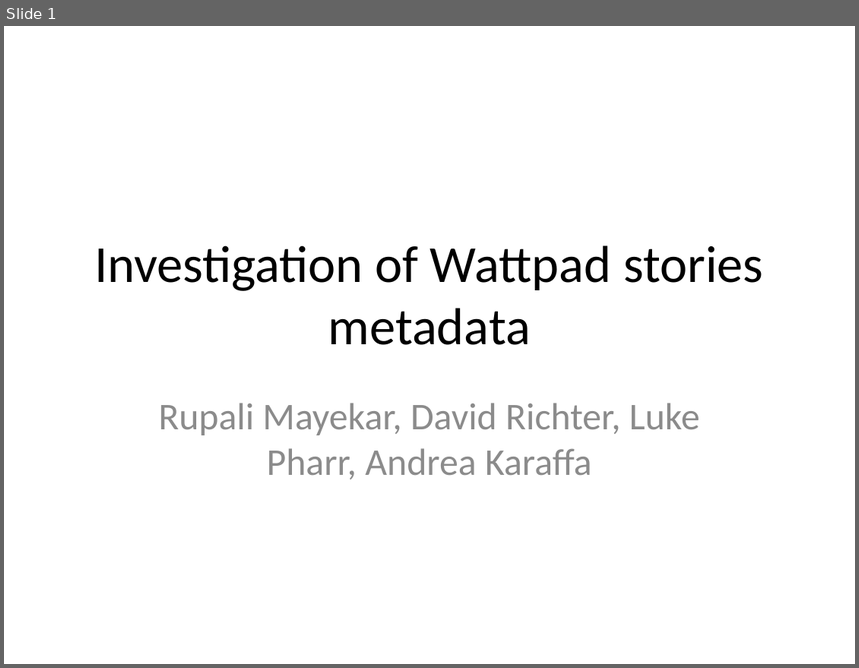
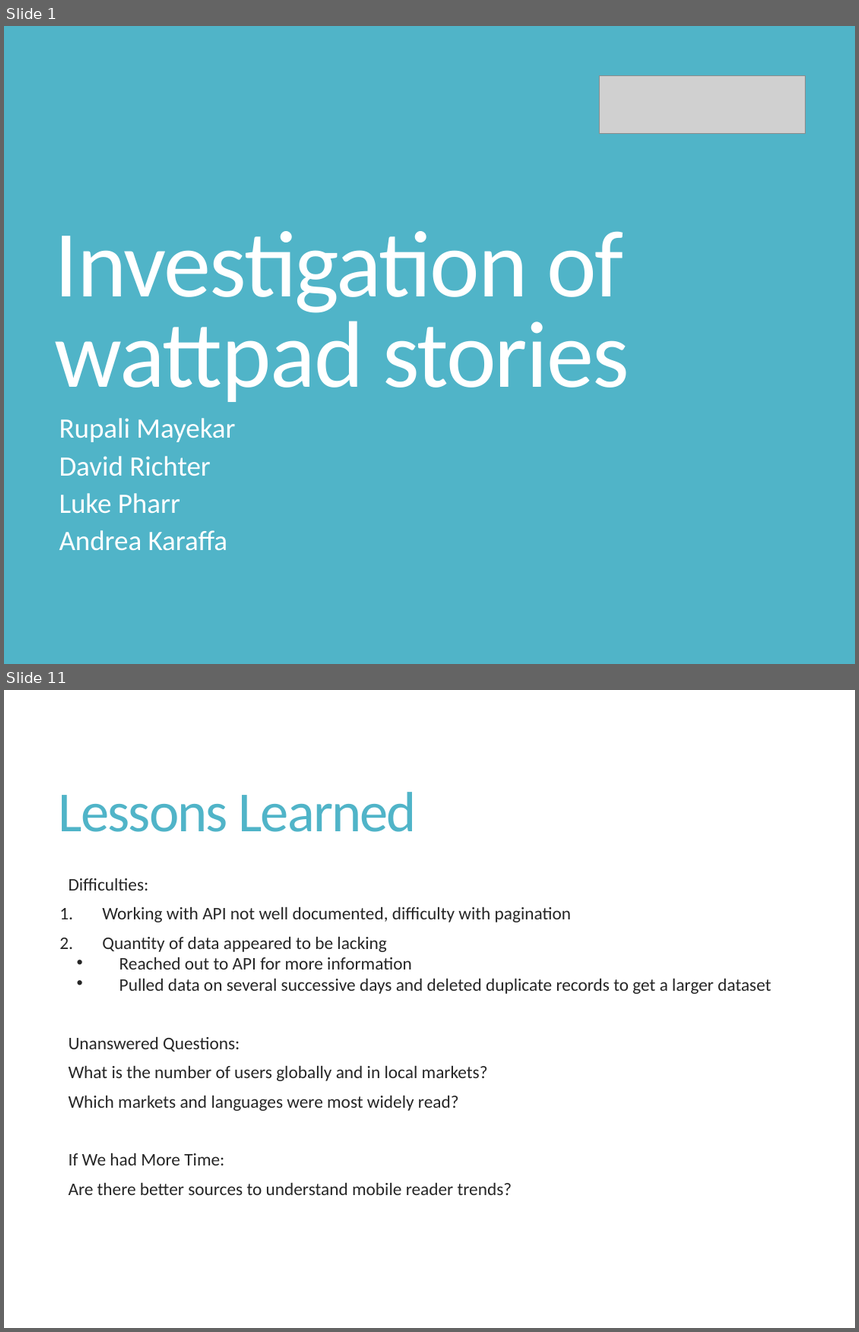
Before and after one commit to rupalimayekar/ProjectWattpad, a slide deck: WattpadPrez.pptx. Shown one above the other, each under a label of ours: slide 1 before the commit, slides 1 and 11 after it; the slides between them are not shown. The pictures are 859x668 and 859x1332 pixels, drawn with LibreOffice and Linux fonts; fonts in the diff are those of the drawing; grey boxes stand for pictures. Boxes give left, top, right and bottom in pixels: in the first picture for what was removed or moved away, otherwise in the second. Text is boxed around its words. In the diff, an @@ line names an element or a change of style, - is before the commit and + after.

```diff
--- a/WattpadPrez.pptx
+++ b/WattpadPrez.pptx
@@ slide 11 added at [4,690,855,1328], background #FFFFFF @@
@@ title added at [59,792,417,832], 48 pt, text #50B4C8 @@
+Lessons Learned
@@ text added at [69,878,771,1195], 15 pt, text #262626 @@
+  Difficulties:
+1. Working with API not well documented, difficulty with pagination
+2. Quantity of data appeared to be lacking
+  • Reached out to API for more information
+  • Pulled data on several successive days and deleted duplicate records to get a larger dataset
+  Unanswered Questions:
+  What is the number of users globally and in local markets?
+  Which markets and languages were most widely read?
+  If We had More Time:
+  Are there better sources to understand mobile reader trends?
@@ slide 1 changed as well @@
@@ background #FFFFFF to #50B4C8 @@
@@ picture added at [600,76,806,134] @@
@@ title "Investigation of wattpad stories" at [55,231,629,402]: vertical alignment middle to bottom @@
@@ title at [55,231,629,402]: text changed; size 44 to 80 pt; text colour #000000 to #FFFFFF @@
-Investigation of Wattpad stories metadata
+Investigation of wattpad stories
@@ subtitle at [59,418,235,551]: text changed; size 32 to 23.8 pt; text colour #8C8C8C to #FFFFFF @@
-Rupali Mayekar, David Richter, Luke Pharr, Andrea Karaffa
+Rupali Mayekar
+David Richter
+Luke Pharr
+Andrea Karaffa
```
Also in this commit, not shown: 10 other slides added, 9 other files.
